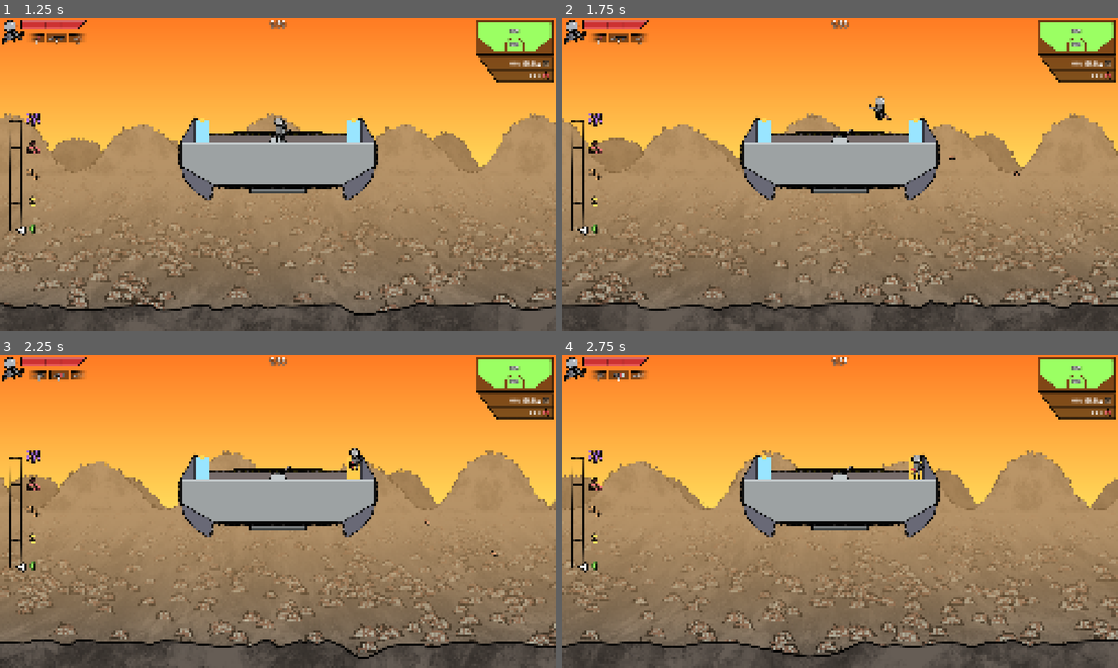
Above: before the commit, frames 1-4 (two rows, left to right).
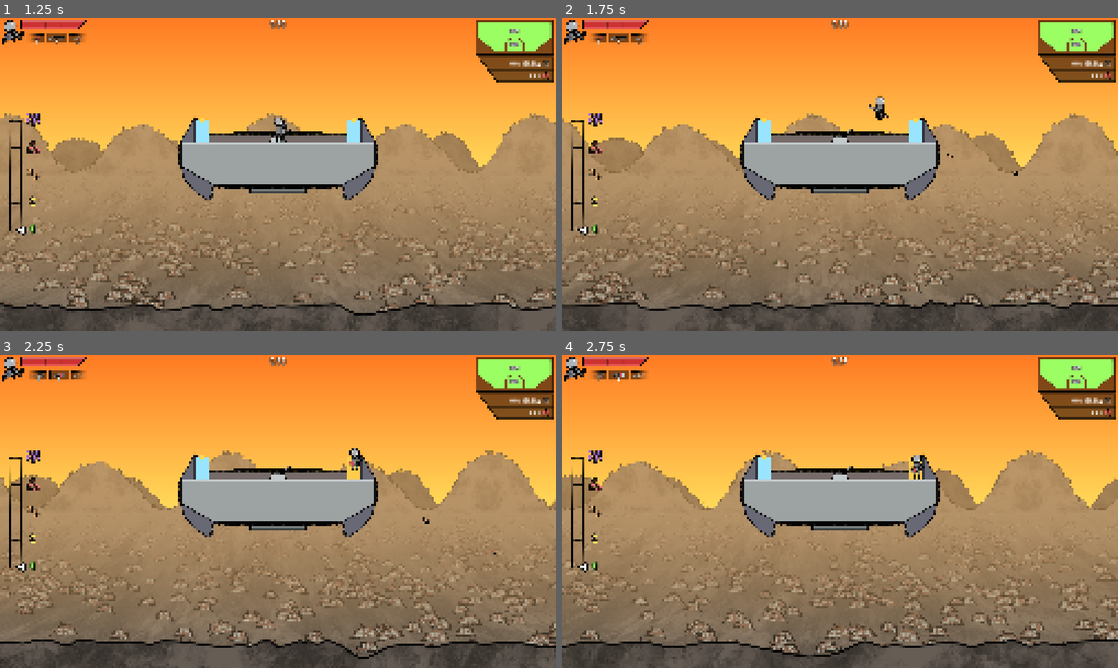
Above: after the commit, the same moments.

Repository: Syntinulls/Magnetide
Game: Godot game, scene res://_project/app/app_root.tscn
Same seed, same stepped clock (60 frames per second), same inputs: the game is played once before the commit and once after it. The engine's default icon, where the game draws it, is replaced by a stand-in: a white triangle on a blue panel in a dark square.
Inputs (mouse positions are in pixels of both pictures, inside the frame that each line leads up to):
- Up to frame 1 (1.25 s): click "Start Run" at 0.5 s
- Up to frame 2 (1.75 s): move the mouse to (962, 158) at 1.27 s; press the mouse at (962, 158) at 1.28 s; hold D (move_right) from 1.28 s (still down); tap Space (move_jump) at 1.52 s
- Up to frame 3 (2.25 s): keep holding D (move_right); move the mouse to (166, 527) at 2.02 s; release the mouse at (166, 527) at 2.03 s; tap Mouse wheel down (hotbar_scroll_down) at 2.1 s
- Up to frame 4 (2.75 s): keep holding D (move_right); tap Space (move_jump) at 2.27 s; click (728, 527) at 2.3 s

Frame 1 is identical in both runs. In frame 2, less than 0.1% of the frame differs, in the area x 58-83%, y 30-51%; in frame 3, less than 0.1%, in the area x 62-90%, y 34-65%; in frame 4, less than 0.1%.

Commit message:
Enhance equipment system with muzzle effect support for Magnet Gun and Rifle

Diff:
--- a/_project/player/equipment/equipment_data.gd
+++ b/_project/player/equipment/equipment_data.gd
@@ -5,3 +5,16 @@
 @export var display_name: String = ""
 ## Icon texture for hotbar slot
 @export var hotbar_icon: Texture2D
+
+@export_group("Muzzle Effect")
+@export_enum("None", "Magnet Gun", "Rifle Flash") var muzzle_effect_type: int = MuzzleEffect.EffectType.NONE
+@export var muzzle_effect_offset: Vector2 = Vector2.ZERO
+
+
+func get_muzzle_effect_type() -> MuzzleEffect.EffectType:
+	return muzzle_effect_type
+
+
+func get_muzzle_effect_offset(is_facing_right: bool) -> Vector2:
+	var facing_mult := 1.0 if is_facing_right else -1.0
+	return Vector2(muzzle_effect_offset.x * facing_mult, muzzle_effect_offset.y)
--- a/_project/player/equipment/magnet_gun.tres
+++ b/_project/player/equipment/magnet_gun.tres
@@ -7,8 +7,13 @@
 [resource]
 script = ExtResource("1_script")
 weapon_sprite = ExtResource("3_x47ok")
+hold_distance = 50.0
 pull_base_speed = 600.0
 pull_max_speed = 2000.0
 pull_ramp_time = 0.4
+weapon_rotation = 0.0
+muzzle_position = Vector2(-46.22568, -2.3631382)
 display_name = "Magnet Gun"
 hotbar_icon = ExtResource("1_x47ok")
+muzzle_effect_type = 1
+muzzle_effect_offset = Vector2(-13.25, 0)
--- a/_project/player/equipment/rifle/rifle.tres
+++ b/_project/player/equipment/rifle/rifle.tres
@@ -10,7 +10,9 @@
 weapon_sprite = ExtResource("4_02vt3")
 bullet_sprite = ExtResource("1_pxyta")
 weapon_rotation = 0.0
-muzzle_position = Vector2(-71.58, -4.695)
+muzzle_position = Vector2(-62.897224, -5.8358216)
 display_name = "Rifle"
 hotbar_icon = ExtResource("2_02vt3")
+muzzle_effect_type = 2
+muzzle_effect_offset = Vector2(5, 0)
 metadata/_custom_type_script = "uid://dswvbat8qx1i4"
--- a/_project/player/player.gd
+++ b/_project/player/player.gd
@@ -154,6 +154,26 @@
 		weapon_sprite.offset = Vector2(tool.weapon_offset.x * offset_mult, tool.weapon_offset.y)
 		weapon_sprite.rotation = tool.weapon_rotation * offset_mult
 		muzzle.position = Vector2(tool.muzzle_position.x * offset_mult, tool.muzzle_position.y)
+	_apply_muzzle_effect_positioning()
+
+
+func _apply_muzzle_effect_positioning() -> void:
+	if not muzzle_effect:
+		return
+
+	var equip := current_equipment
+	if equip == null:
+		muzzle_effect.offset = Vector2.ZERO
+		return
+
+	muzzle_effect.offset = equip.get_muzzle_effect_offset(facing_right)
+
+
+func _get_current_muzzle_effect_type() -> MuzzleEffect.EffectType:
+	var equip := current_equipment
+	if equip == null:
+		return MuzzleEffect.EffectType.NONE
+	return equip.get_muzzle_effect_type()
 
 
 func _physics_process(delta: float) -> void:
@@ -264,11 +284,11 @@
 
 func _cleanup_current_equipment() -> void:
 	var equip := current_equipment
+	if muzzle_effect:
+		muzzle_effect.stop_effect()
 	if equip is MagnetToolData:
 		stop_magnetize()
 		_clear_magnet_gun_state()
-		if muzzle_effect:
-			muzzle_effect.stop_effect()
 
 
 func _apply_current_equipment() -> void:
@@ -315,7 +335,7 @@
 		return
 	_fire_cooldown = 1.0 / wpn.fire_rate
 	if muzzle_effect:
-		muzzle_effect.play_effect(MuzzleEffect.EffectType.RIFLE_FLASH)
+		muzzle_effect.play_effect(_get_current_muzzle_effect_type())
 	var bullet := BulletScene.instantiate()
 	bullet.global_position = muzzle.global_position
 	bullet.direction = (get_global_mouse_position() - global_position).normalized()
@@ -350,15 +370,15 @@
 func _get_magnet_gun_hold_point() -> Vector2:
 	var tool := current_magnet_tool
 	var hold_dist := tool.hold_distance if tool else 30.0
-	var gun_dir := (muzzle.global_position - arm_sprite.global_position).normalized()
-	return muzzle.global_position + gun_dir * hold_dist
+	var local_x_offset := hold_dist if facing_right else -hold_dist
+	return muzzle.to_global(Vector2(local_x_offset, 0.0))
 
 
 func _process_magnet_gun(delta: float) -> void:
 	if _held_item and is_instance_valid(_held_item):
 		# Show magnet gun effect while holding item
 		if muzzle_effect:
-			muzzle_effect.play_effect(MuzzleEffect.EffectType.MAGNET_GUN)
+			muzzle_effect.play_effect(_get_current_muzzle_effect_type())
 
 		# Update held item position to follow gun
 		_held_item.update_gun_hold_position(_get_magnet_gun_hold_point())
--- a/_project/player/player.tscn
+++ b/_project/player/player.tscn
@@ -12,7 +12,7 @@
 [ext_resource type="Texture2D" uid="uid://daab7lsv5ofoo" path="res://_project/player/sprites/guy_arm.png" id="4_arm"]
 [ext_resource type="Texture2D" uid="uid://bcjnenayhx0in" path="res://_project/player/sprites/guy_part_legs_walk.png" id="4_k6685"]
 [ext_resource type="Texture2D" uid="uid://cegsvxxw88tcp" path="res://_project/player/sprites/guy_part_legs_stretch.png" id="5_6i4jc"]
-[ext_resource type="Texture2D" uid="uid://dk3riqmmjuxp7" path="res://_project/player/equipment/rifle/player_item_rifle.png" id="12_a1ni1"]
+[ext_resource type="Texture2D" uid="uid://d1ly2sv5d6n6q" path="res://_project/player/equipment/player_item_magnet.png" id="13_4y3ad"]
 [ext_resource type="Script" path="res://_project/player/muzzle_effect.gd" id="13_muzzle_effect"]
 [ext_resource type="Texture2D" uid="uid://blfm8gb3lb7h8" path="res://_project/player/equipment/player_item_magnet_effect.png" id="14_5c2p4"]
 [ext_resource type="Texture2D" uid="uid://cp2rea5f54jvb" path="res://_project/player/equipment/player_item_gun_effect_1.png" id="15_4y3ad"]
@@ -223,17 +223,15 @@
 [node name="Weapon" type="Sprite2D" parent="ArmSprite" unique_id=1625981676]
 show_behind_parent = true
 position = Vector2(-2.485, 15.465)
-rotation = -0.14660765
-texture = ExtResource("12_a1ni1")
-offset = Vector2(-15.125, 0.39)
+texture = ExtResource("13_4y3ad")
+offset = Vector2(-15.125, 0)
 
 [node name="Muzzle" type="Marker2D" parent="ArmSprite/Weapon" unique_id=1724757782]
-position = Vector2(-66.94, -4.695)
+position = Vector2(-46.22568, -2.3631382)
 
 [node name="MuzzleEffect" type="AnimatedSprite2D" parent="ArmSprite/Weapon/Muzzle" unique_id=280877275]
 sprite_frames = SubResource("SpriteFrames_op25k")
-animation = &"rifle_flash"
-frame = 1
-frame_progress = 0.24417512
+animation = &"magnet_gun"
+offset = Vector2(13.25, 0)
 flip_h = true
 script = ExtResource("13_muzzle_effect")
